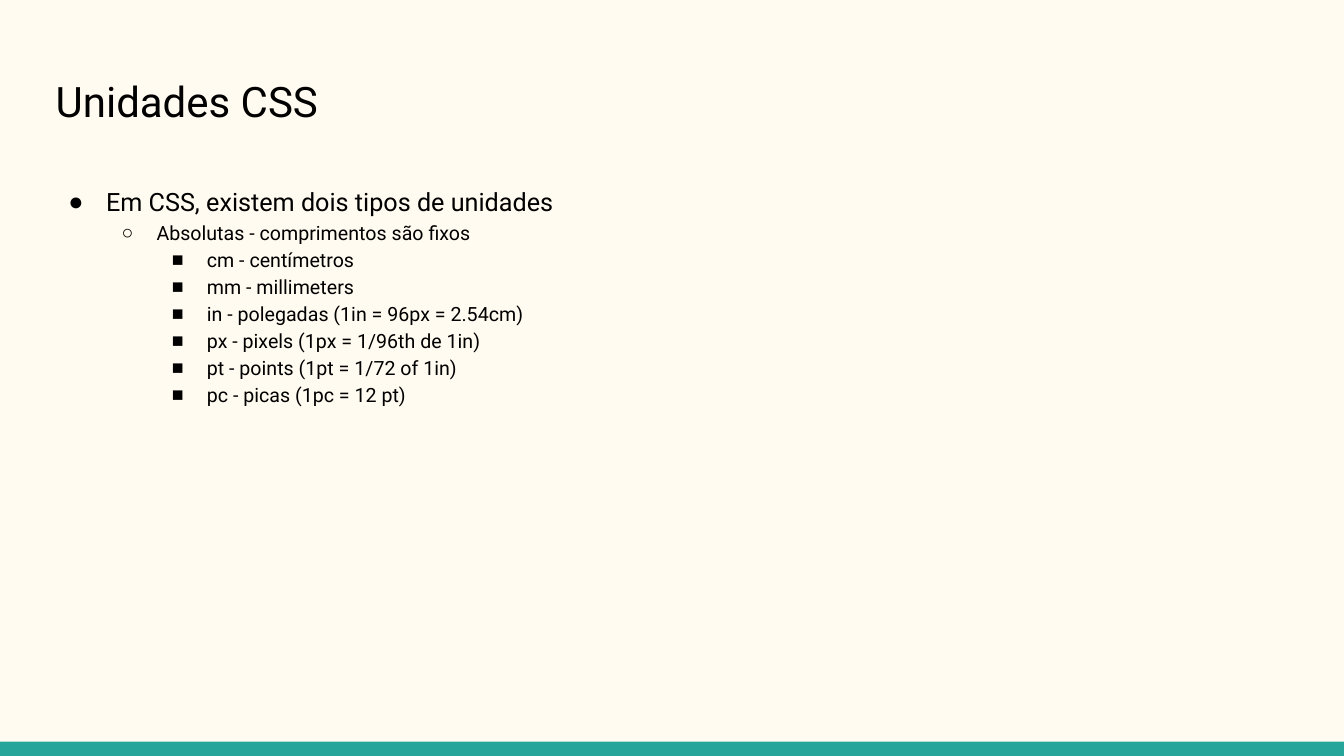
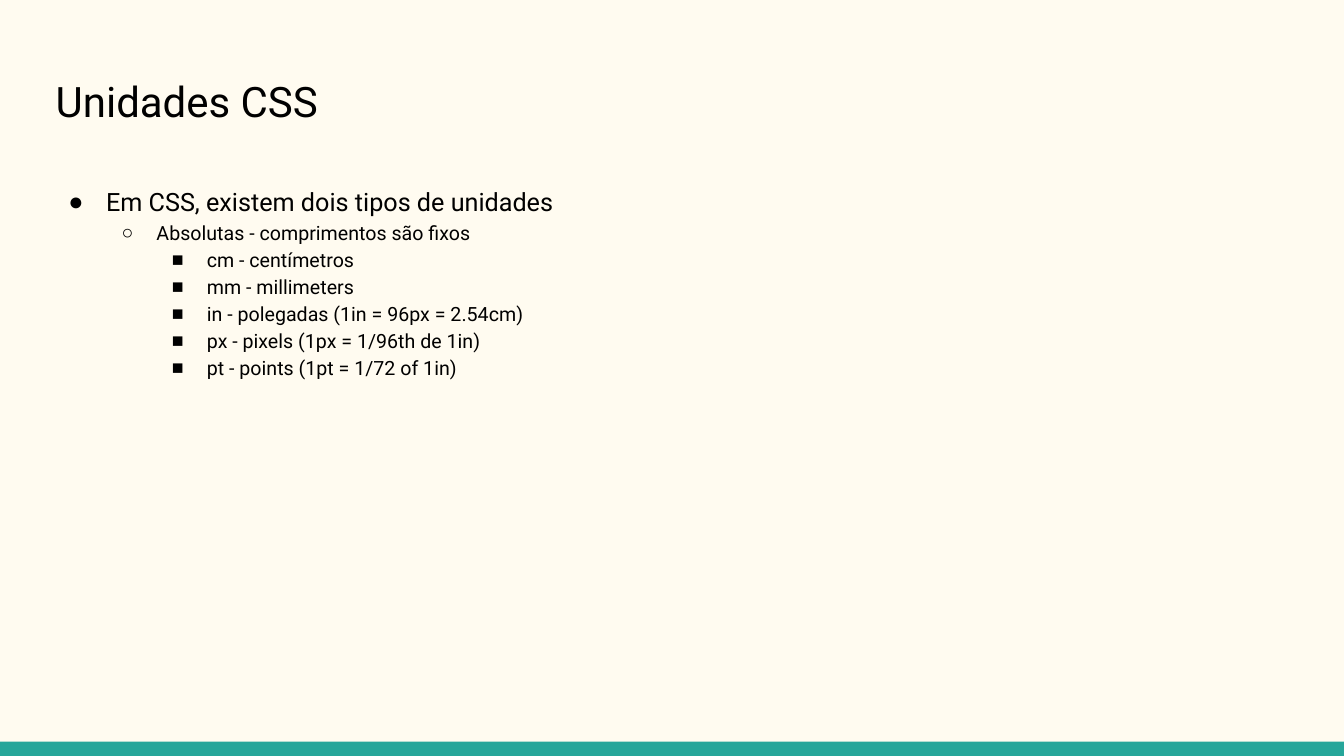
Before and after one commit to jeffersoncarvalho/ufc_2023_2, a slide deck: slide 17 of LMS/slides/3 - CSS.pptx. Drawn at 1344x756 pixels with LibreOffice and Linux fonts; fonts in the diff are those of the drawing. Boxes give left, top, right and bottom in pixels: in the first picture for what was removed or moved away, otherwise in the second. Text is boxed around its words. In the diff, an @@ line names an element or a change of style, - is before the commit and + after.

```diff
--- a/LMS/slides/3 - CSS.pptx
+++ b/LMS/slides/3 - CSS.pptx
@@ text at [207, 386, 406, 407]: paragraph removed @@
-    ■ pc - picas (1pc = 12 pt)
```
Also in this commit, not shown: 15 other slides changed, 26 other files.
